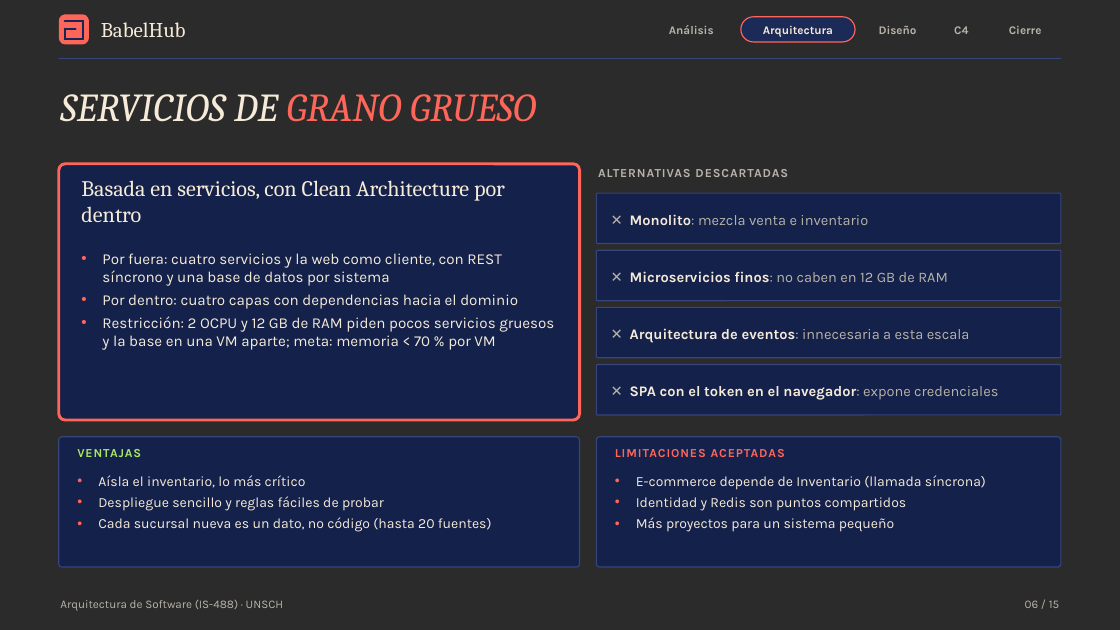
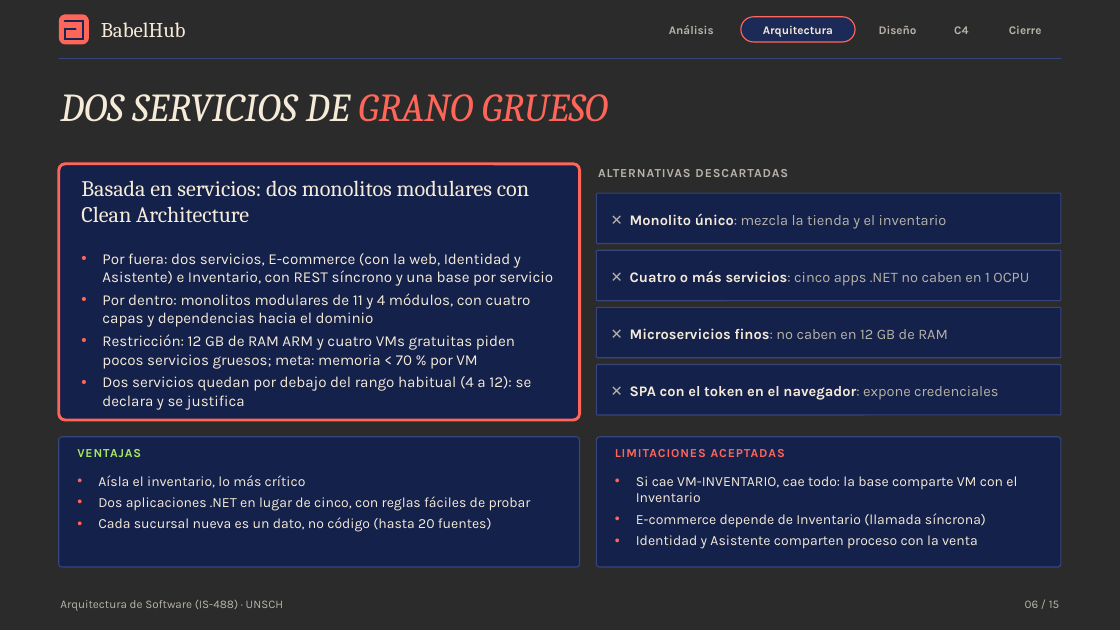
Before and after one commit to P35C4D0R4B1050/BabelHub, a slide deck: slide 6 of docs/BabelHub_Exposicion.pptx. Drawn at 1120x630 pixels with LibreOffice and Linux fonts; fonts in the diff are those of the drawing; background and template pictures are left out; a plain dark background stands for a picture behind light text. Boxes give left, top, right and bottom in pixels: in the first picture for what was removed or moved away, otherwise in the second. Text is boxed around its words. In the diff, an @@ line names an element or a change of style, - is before the commit and + after.

```diff
--- a/docs/BabelHub_Exposicion.pptx
+++ b/docs/BabelHub_Exposicion.pptx
@@ text at box(60, 94, 608, 122): text changed @@
-SERVICIOS DE GRANO GRUESO
+DOS SERVICIOS DE GRANO GRUESO
@@ text at box(81, 180, 529, 223): text changed @@
-Basada en servicios, con Clean Architecture por dentro
+Basada en servicios: dos monolitos modulares con Clean Architecture
@@ text at box(630, 213, 947, 229): text changed @@
-✕ Monolito: mezcla venta e inventario
+✕ Monolito único: mezcla la tienda y el inventario
@@ text at box(102, 253, 553, 410): text changed @@
-• Por fuera: cuatro servicios y la web como cliente, con REST síncrono y una base de datos por sistema
-• Por dentro: cuatro capas con dependencias hacia el dominio
-• Restricción: 2 OCPU y 12 GB de RAM piden pocos servicios gruesos y la base en una VM aparte; meta: memoria < 70 % por VM
+• Por fuera: dos servicios, E-commerce (con la web, Identidad y Asistente) e Inventario, con REST síncrono y una base por servicio
+• Por dentro: monolitos modulares de 11 y 4 módulos, con cuatro capas y dependencias hacia el dominio
+• Restricción: 12 GB de RAM ARM y cuatro VMs gratuitas piden pocos servicios gruesos; meta: memoria < 70 % por VM
+• Dos servicios quedan por debajo del rango habitual (4 a 12): se declara y se justifica
@@ text added at box(630, 270, 1029, 286), 12.5 pt, text #B7B3A8 @@
+✕ Cuatro o más servicios: cinco apps .NET no caben en 1 OCPU
@@ text "✕ Microservicios finos: no caben ...": place and size @@
-text "✕ Microservicios finos: no caben ..." at box(630, 271, 948, 282)
+text "✕ Microservicios finos: no caben ..." at box(630, 328, 948, 339)
@@ text removed at box(630, 328, 970, 343) @@
-✕ Arquitectura de eventos: innecesaria a esta escala
@@ text at box(636, 476, 1017, 502): paragraph added @@
+• Si cae VM-INVENTARIO, cae todo: la base comparte VM con el Inventario
@@ text at box(98, 496, 531, 511): text changed @@
-• Despliegue sencillo y reglas fáciles de probar
+• Dos aplicaciones .NET en lugar de cinco, con reglas fáciles de probar
@@ text at box(636, 535, 978, 549): text changed @@
-• Identidad y Redis son puntos compartidos
-• Más proyectos para un sistema pequeño
+• Identidad y Asistente comparten proceso con la venta
```
Also in this commit, not shown: 10 other slides changed, 30 other files.
